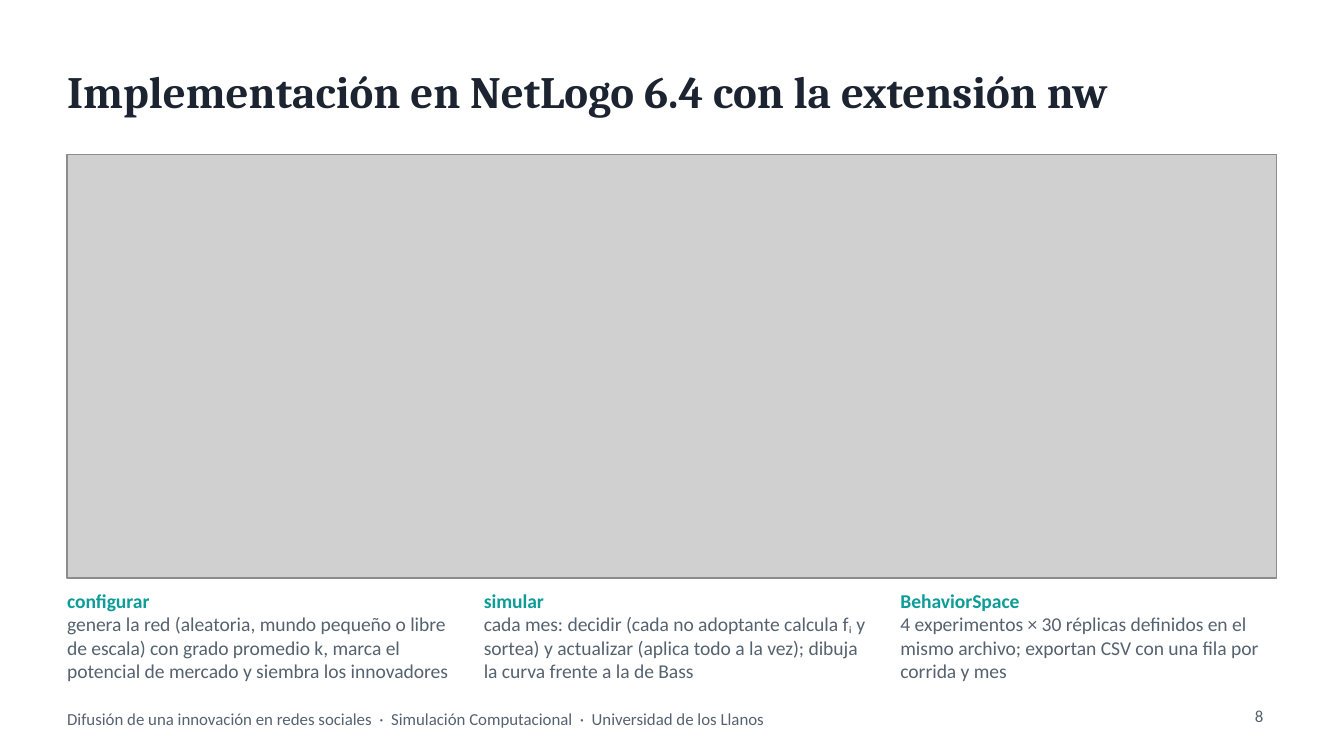
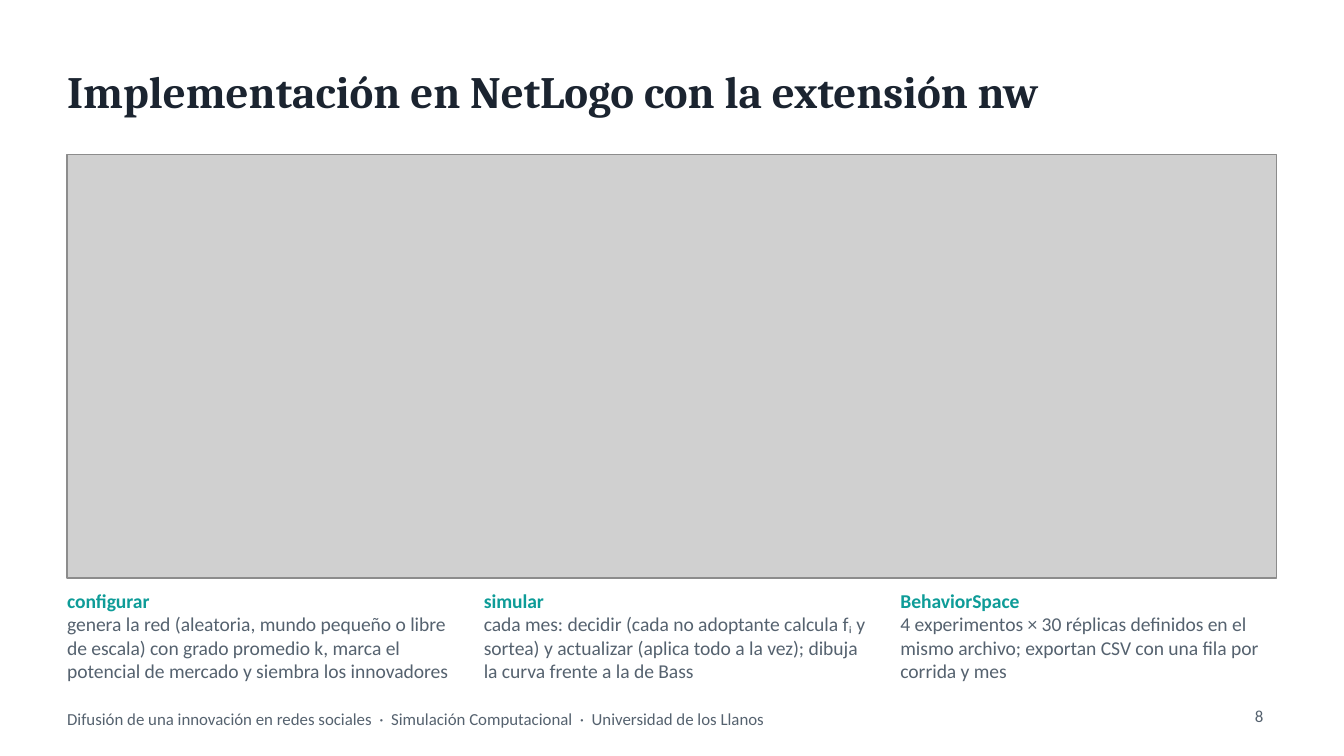
Before and after one commit to Duv4nF/Proyecto-Simulacion, a slide deck: slide 8 of Proyecto Simulación/presentacion/presentacion.pptx. Drawn at 1344x756 pixels with LibreOffice and Linux fonts; fonts in the diff are those of the drawing; grey boxes stand for pictures. Boxes give left, top, right and bottom in pixels: in the first picture for what was removed or moved away, otherwise in the second. Text is boxed around its words. In the diff, an @@ line names an element or a change of style, - is before the commit and + after.

Commit message:
Resultados oficiales de NetLogo 7.0.4 y correcciones del artículo y la presentación
- correr_experimentos.bat funciona con NetLogo 7: llama al Java incluido,
  porque el netlogo-headless.bat de 7.0.4 falla con espacios en la ruta.
- datos/resultados/: tablas de los cuatro experimentos BehaviorSpace
  (1710 corridas). Figuras, tablas, cifras, presentación y guion
  regenerados a partir de ellas.
- Verificación: el análisis compara NetLogo con la réplica en Python
  (57 escenarios, diferencia media de 0,5 puntos, ninguna significativa
  con la corrección de Holm) y el artículo reporta el resultado.
- Texto: rangos con el mínimo y el máximo reales, fracción del efecto que
  logra una campaña de dos años (58 % y 73 %) en lugar de "casi todo" y
  versión de NetLogo usada en los experimentos.
- Figuras: fuente Inter incluida en analisis/fuentes (SIL OFL), eje de
  duración sin etiquetas montadas y leyenda legible en la figura 3.
- Artículo: tabla de experimentos sin desbordar el margen y vista previa
  compilada con la clase oficial llncs (9 páginas).

```diff
--- a/Proyecto Simulación/presentacion/presentacion.pptx
+++ b/Proyecto Simulación/presentacion/presentacion.pptx
@@ title at box(67, 76, 1039, 118): text changed @@
-Implementación en NetLogo 6.4 con la extensión nw
+Implementación en NetLogo con la extensión nw
```
Also in this commit, not shown: 5 other slides changed, 49 other files.
